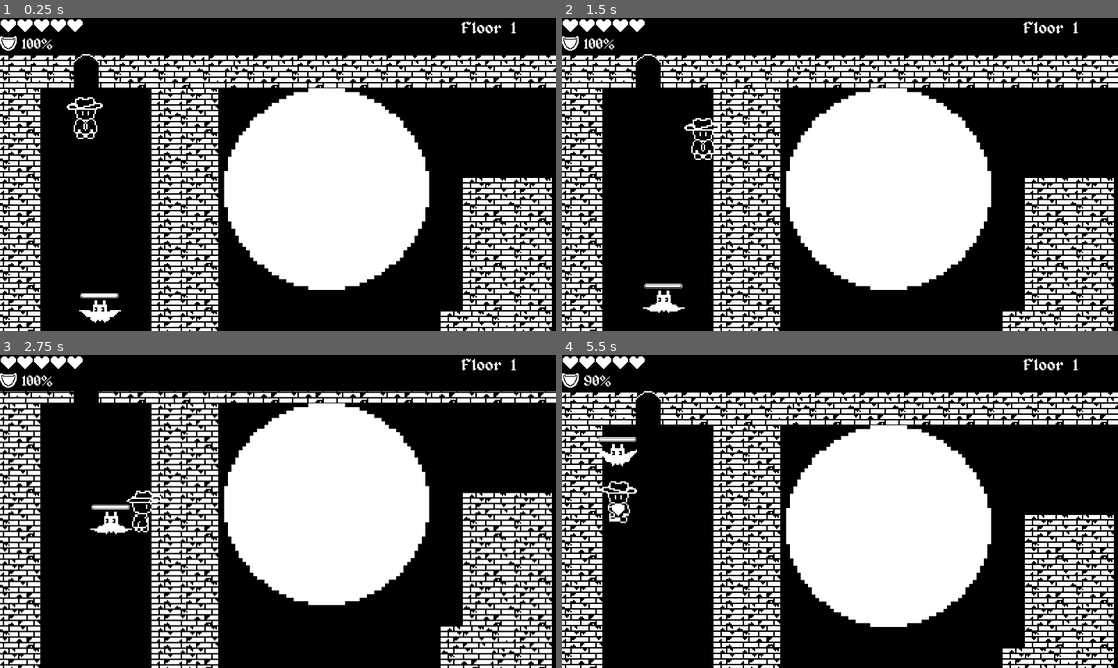
Above: before the commit, frames 1-4 (two rows, left to right).
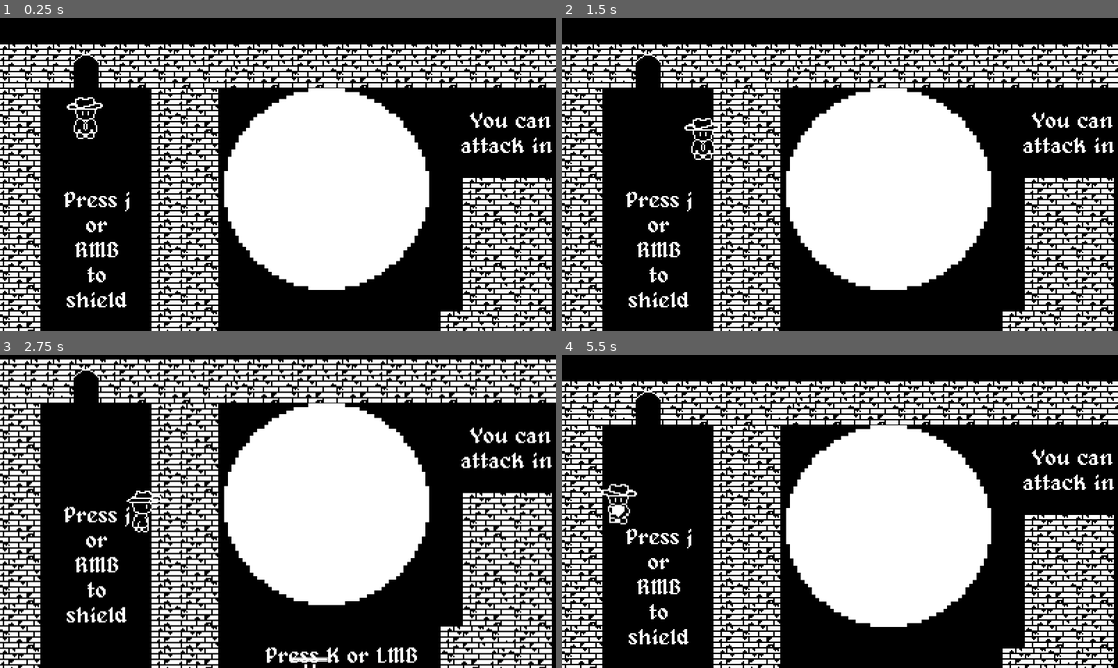
Above: after the commit, the same moments.

Repository: Tracychun13/twilight-tower
Game: Godot game, scene res://scenes/game.tscn
The game is run twice, just before and just after one commit, with the same random seed, the same clock (stepped at 60 frames per second) and the same inputs. Sound files missing from this copy of the repository are replaced by a short silence.
Inputs:
- Up to frame 1 (0.25 s): no input
- Up to frame 2 (1.5 s): tap J (shield) at 0.5, 0.8, 1.25, 1.35 s; hold D (right) 0.53-1.28 s; hold K (attack) 0.53-1.28 s; hold S (down) from 1.28 s (still down)
- Up to frame 3 (2.75 s): tap K (attack) at 1.55 s; tap J (shield) at 2, 2.3 s; release S (down) at 2.03 s; hold D (right) from 2.03 s (still down); hold K (attack) from 2.03 s (still down)
- Up to frame 4 (5.5 s): tap J (shield) at 2.75, 3.5 s; release D (right) at 2.78 s; release K (attack) at 2.78 s; hold W (up) 2.78-3.53 s; tap Space (detained) at 2.85 s; tap K (attack) at 3.05, 4.35 s; hold J (shield) 3.53-4.28 s; hold A (left) 3.53-5.03 s; hold S (down) from 5.03 s (still down); hold J (shield) from 5.03 s (still down)

The runs differ from the first frame. In frame 1, 4.3% of the frame differs, in the area x 0-100%, y 0-98%; in frame 2, 4.2%; in frame 3, 9.7%, in the area x 0-100%, y 0-100%; in frame 4, 4.6%.

Commit message:
health bar fix and some other stuff

Diff:
--- a/twilight-tower/scenes/bat.tscn
+++ b/twilight-tower/scenes/bat.tscn
@@ -61,7 +61,7 @@
 radius = 11.0
 
 [sub_resource type="CircleShape2D" id="CircleShape2D_xrg7o"]
-radius = 123.037
+radius = 97.0052
 
 [sub_resource type="RectangleShape2D" id="RectangleShape2D_2rwty"]
 size = Vector2(28, 20)
--- a/twilight-tower/scenes/level_1.tscn
+++ b/twilight-tower/scenes/level_1.tscn
@@ -6,6 +6,7 @@
 [ext_resource type="PackedScene" uid="uid://bkxva68b8o82j" path="res://scenes/bat.tscn" id="4_yt32i"]
 [ext_resource type="PackedScene" uid="uid://cepqnlk6am0fb" path="res://scenes/player.tscn" id="5_1h8cl"]
 [ext_resource type="PackedScene" uid="uid://kpuvt45selag" path="res://scenes/light_area.tscn" id="6_pdjxc"]
+[ext_resource type="FontFile" uid="uid://q0p1awgxa3er" path="res://assets/environment_assets/alagard.ttf" id="8_am5k5"]
 [ext_resource type="PackedScene" uid="uid://ccys3h26v3rnb" path="res://scenes/background_score.tscn" id="9_o5lnn"]
 
 [sub_resource type="NavigationPolygon" id="NavigationPolygon_yxw82"]
@@ -499,6 +500,7 @@
 [node name="Level1" type="Node"]
 
 [node name="Hud" parent="." node_paths=PackedStringArray("player") instance=ExtResource("1_3lmmv")]
+visible = false
 player = NodePath("../Player")
 
 [node name="NavigationRegion2D" type="NavigationRegion2D" parent="."]
@@ -515,7 +517,7 @@
 player = NodePath("../Player")
 
 [node name="Bat" parent="." node_paths=PackedStringArray("player") instance=ExtResource("4_yt32i")]
-position = Vector2(-228, 26)
+position = Vector2(-77, 61)
 player = NodePath("../Player")
 
 [node name="Player" parent="." instance=ExtResource("5_1h8cl")]
@@ -537,3 +539,43 @@
 [node name="BackgroundScore" parent="." instance=ExtResource("9_o5lnn")]
 position = Vector2(-65, -62)
 scale = Vector2(2.63281, 2.58594)
+
+[node name="Label" type="Label" parent="."]
+offset_left = -257.0
+offset_top = -61.0
+offset_right = -203.0
+offset_bottom = 62.0
+theme_override_fonts/font = ExtResource("8_am5k5")
+text = "Press j or                            RMB to shield"
+horizontal_alignment = 1
+autowrap_mode = 2
+
+[node name="Label2" type="Label" parent="."]
+anchors_preset = -1
+anchor_left = 0.032
+anchor_top = -0.112
+anchor_right = 0.032
+anchor_bottom = -0.112
+offset_left = -34.2
+offset_top = -17.2
+offset_right = 102.8
+offset_bottom = 40.8
+theme_override_fonts/font = ExtResource("8_am5k5")
+text = "You can only attack in light"
+horizontal_alignment = 1
+autowrap_mode = 2
+
+[node name="Label3" type="Label" parent="."]
+anchors_preset = -1
+anchor_left = 0.032
+anchor_top = -0.112
+anchor_right = 0.032
+anchor_bottom = -0.112
+offset_left = -173.2
+offset_top = 140.8
+offset_right = -36.2
+offset_bottom = 168.8
+theme_override_fonts/font = ExtResource("8_am5k5")
+text = "Press K or LMB"
+horizontal_alignment = 1
+autowrap_mode = 2
--- a/twilight-tower/scenes/level_3.tscn
+++ b/twilight-tower/scenes/level_3.tscn
@@ -428,11 +428,11 @@
 limit_bottom = 185
 
 [node name="Bat" parent="." node_paths=PackedStringArray("player") instance=ExtResource("5_gj25v")]
-position = Vector2(-235, -9)
+position = Vector2(-200, -86)
 player = NodePath("../Player")
 
 [node name="Bat2" parent="." node_paths=PackedStringArray("player") instance=ExtResource("5_gj25v")]
-position = Vector2(-120, 89)
+position = Vector2(-159, 73)
 player = NodePath("../Player")
 
 [node name="light" parent="." node_paths=PackedStringArray("player") instance=ExtResource("3_s0lfa")]
--- a/twilight-tower/scenes/level_4.tscn
+++ b/twilight-tower/scenes/level_4.tscn
@@ -8,6 +8,7 @@
 [ext_resource type="PackedScene" uid="uid://d2ia8rh1mmtxd" path="res://scenes/ghost.tscn" id="4_nr370"]
 [ext_resource type="PackedScene" uid="uid://bpkcsxblxa0l3" path="res://scenes/next_level.tscn" id="6_eynf4"]
 [ext_resource type="PackedScene" uid="uid://ccys3h26v3rnb" path="res://scenes/background_score.tscn" id="7_yocvg"]
+[ext_resource type="FontFile" uid="uid://q0p1awgxa3er" path="res://assets/environment_assets/alagard.ttf" id="9_q4etm"]
 
 [sub_resource type="NavigationPolygon" id="NavigationPolygon_ewc6i"]
 vertices = PackedVector2Array(268, -49, 275, -49, 274.797, -27, 268, -27, 268, 15, 274.406, 15, 274.211, 37, 268, 37, - …(1376 unchanged characters)…
@@ -457,3 +458,25 @@
 [node name="BackgroundScore" parent="." instance=ExtResource("7_yocvg")]
 position = Vector2(-65, -62)
 scale = Vector2(2.63281, 2.58594)
+
+[node name="Label" type="Label" parent="."]
+offset_left = -268.0
+offset_top = -116.0
+offset_right = -132.0
+offset_bottom = 169.0
+theme_override_fonts/font = ExtResource("9_q4etm")
+text = "Beware of ghosts...
+
+
+
+
+
+
+
+
+
+they will leave you falling...
+
+"
+horizontal_alignment = 1
+autowrap_mode = 2
--- a/twilight-tower/scenes/light_area.tscn
+++ b/twilight-tower/scenes/light_area.tscn
@@ -8,7 +8,7 @@
 shader = ExtResource("2_h5bw8")
 
 [sub_resource type="CircleShape2D" id="CircleShape2D_kd25a"]
-radius = 21.0
+radius = 24.0
 
 [sub_resource type="CircleShape2D" id="CircleShape2D_rh1ba"]
 radius = 29.4109
Binary file changed: twilight-tower/assets/environment_assets/healthBar.png
Not shown: 1 places in twilight-tower/scenes/level_1.tscn that only renumber resources
Not shown: 1 places in twilight-tower/scenes/level_4.tscn that only renumber resources
